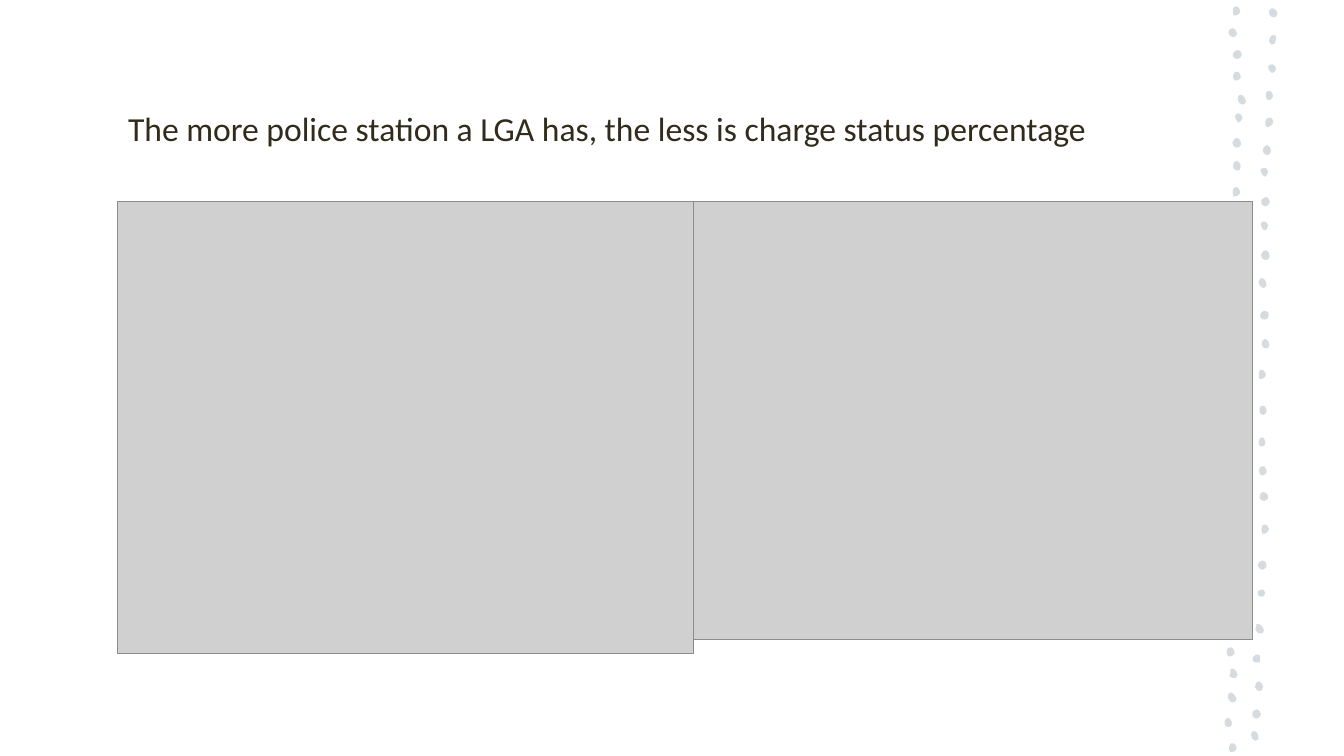
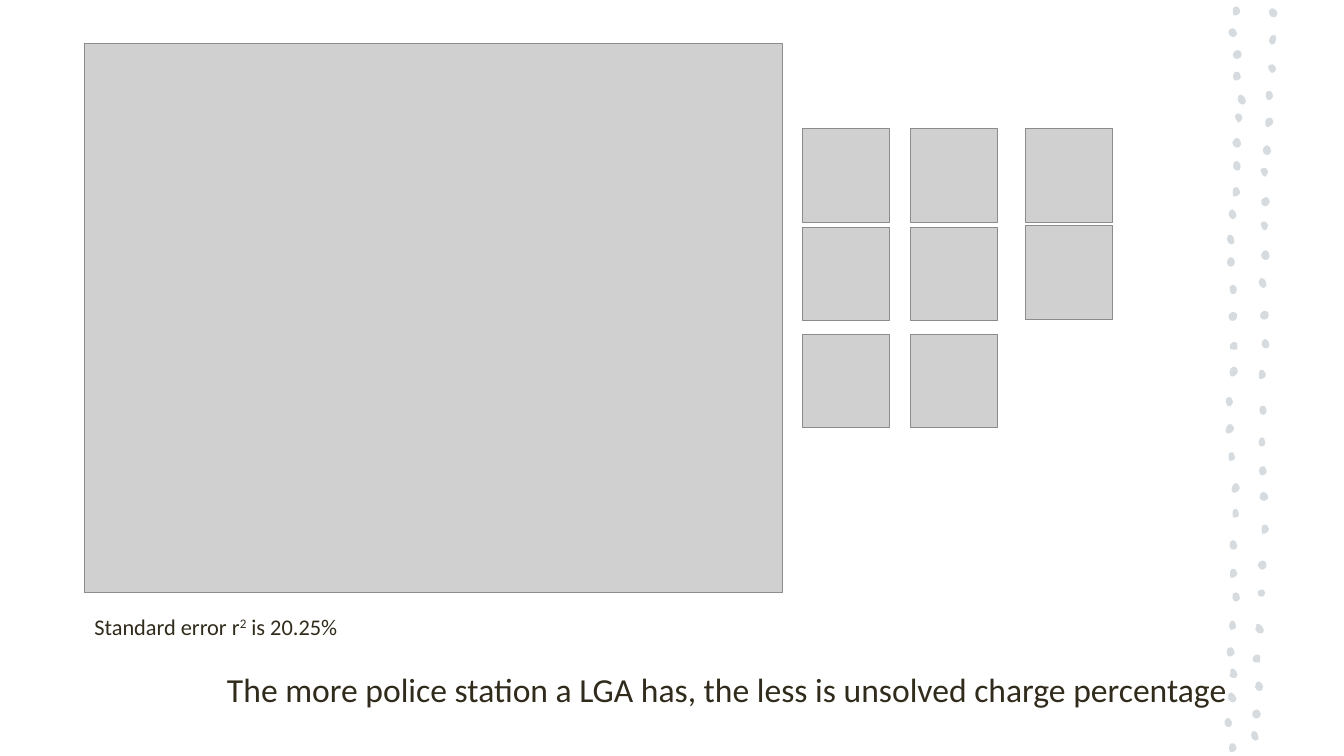
Before and after one commit to antoinetteboyle/Project-1, a slide deck: slide 8 of Crime_Victoria_PowerPoint_Presentation_temporary_Kelvin.pptx (slide 4 before the commit). Drawn at 1344x756 pixels with LibreOffice and Linux fonts; fonts in the diff are those of the drawing; grey boxes stand for pictures. Boxes give left, top, right and bottom in pixels: in the first picture for what was removed or moved away, otherwise in the second. Text is boxed around its words. In the diff, an @@ line names an element or a change of style, - is before the commit and + after.

```diff
--- a/Crime_Victoria_PowerPoint_Presentation_temporary_Kelvin.pptx
+++ b/Crime_Victoria_PowerPoint_Presentation_temporary_Kelvin.pptx
@@ picture resized from (x1=118, y1=202, x2=694, y2=654) to (x1=85, y1=44, x2=783, y2=593) @@
@@ picture added at (x1=804, y1=129, x2=890, y2=223) @@
@@ picture added at (x1=910, y1=129, x2=997, y2=223) @@
@@ picture added at (x1=1026, y1=129, x2=1113, y2=223) @@
@@ picture removed at (x1=694, y1=202, x2=1253, y2=640) @@
@@ picture added at (x1=804, y1=227, x2=890, y2=321) @@
@@ picture added at (x1=910, y1=227, x2=997, y2=321) @@
@@ picture added at (x1=1026, y1=226, x2=1113, y2=320) @@
@@ picture added at (x1=804, y1=334, x2=890, y2=427) @@
@@ picture added at (x1=910, y1=334, x2=997, y2=427) @@
@@ group added at (x1=1224, y1=207, x2=1241, y2=631): 16 freeform shapes @@
@@ text added at (x1=94, y1=619, x2=337, y2=635), 16 pt, text #312B1C @@
+Standard error r2 is 20.25%
@@ title at (x1=227, y1=678, x2=1226, y2=708): text changed @@
-The more police station a LGA has, the less is charge status percentage
+The more police station a LGA has, the less is unsolved charge percentage
```
Also in this commit, not shown: 4 other slides changed, 5 slides added, 3 slides removed, 4 other files.
